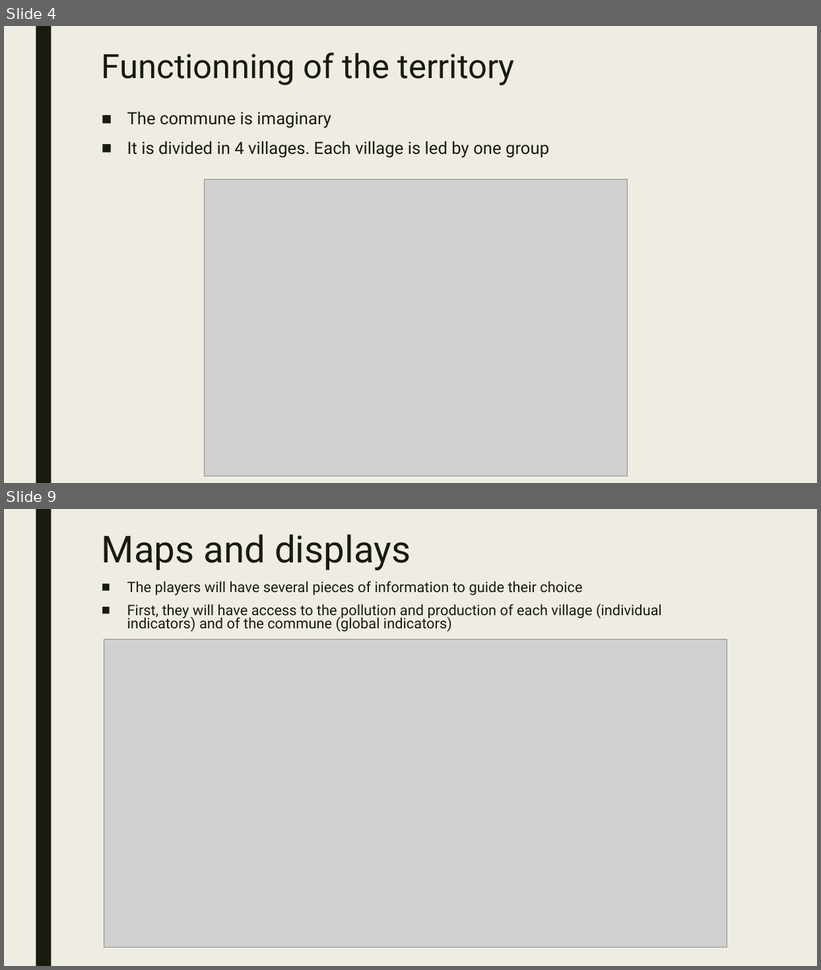
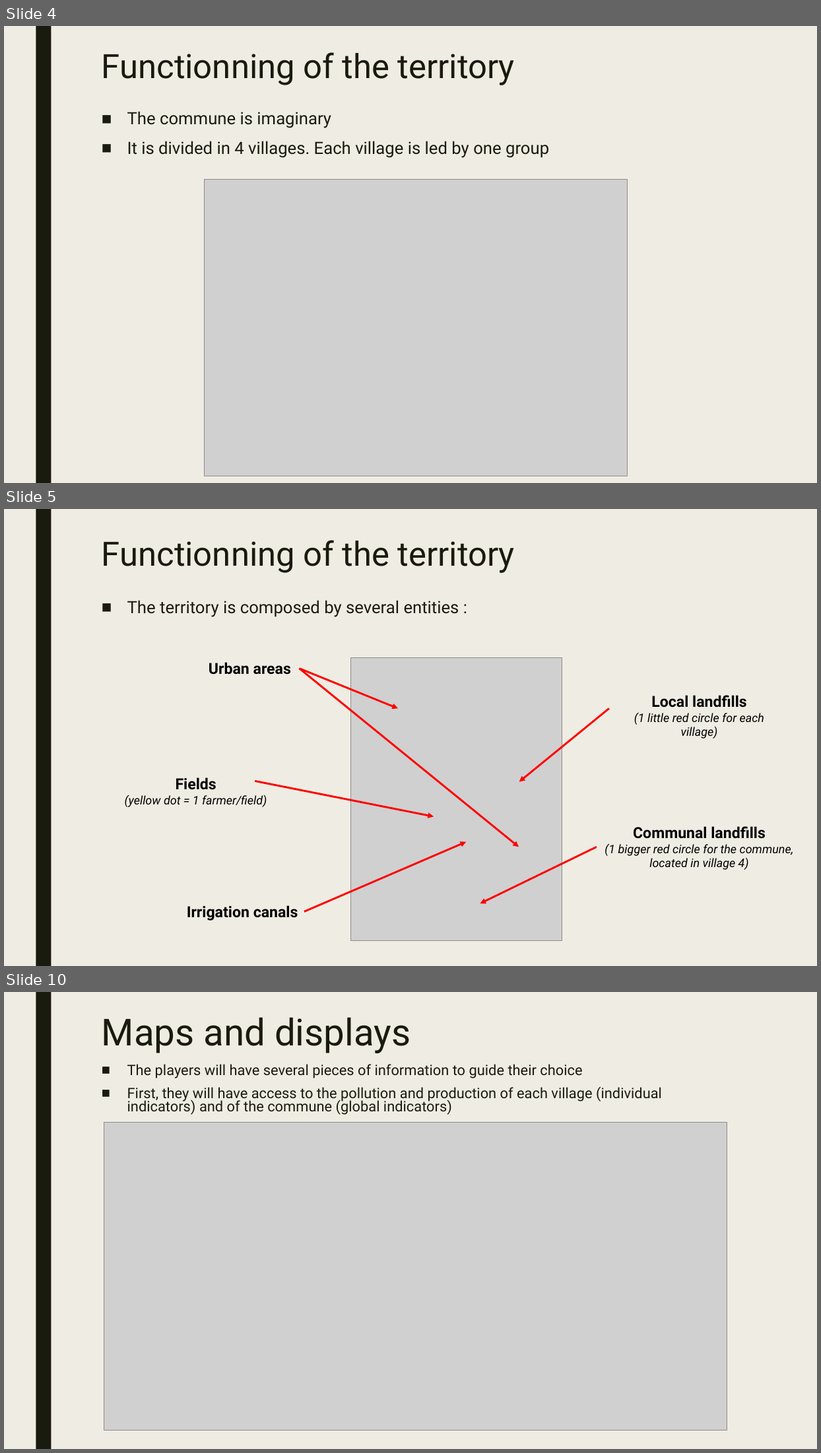
Before and after one commit to ACROSS-Lab/BacHungHai-Waste, a slide deck: Various materials/Ecogame.pptx. Shown one above the other, each under a label of ours: slides 4 and 9 before the commit, slides 4, 5 and 10 after it; the slides between them are not shown. The pictures are 821x970 and 821x1453 pixels, drawn with LibreOffice and Linux fonts; fonts in the diff are those of the drawing; grey boxes stand for pictures. Boxes give left, top, right and bottom in pixels: in the first picture for what was removed or moved away, otherwise in the second. Text is boxed around its words. In the diff, an @@ line names an element or a change of style, - is before the commit and + after.

```diff
--- a/Various materials/Ecogame.pptx
+++ b/Various materials/Ecogame.pptx
@@ slide 5 added at (4,509,817,966), background #EFEDE3; not listed: 1 template element that a slide beside it also shows @@
@@ title added at (102,540,515,573), 39.6 pt, text #191B0E @@
+Functionning of the territory
@@ text added at (127,600,459,617), 20 pt, text #191B0E @@
+■ The territory is composed by several entities :
@@ text added at (209,662,291,675), 18 pt, text #000000, bold @@
+Urban areas
@@ picture added at (351,658,562,941) @@
@@ arrow added from (299, 669) to (398, 708), #FF0000 2.25 pt @@
@@ arrow added from (299, 669) to (519, 848), #FF0000 2.25 pt @@
@@ text added at (634,695,764,739), 14 pt, text #000000, italic @@
+Local landfills
+(1 little red circle for each village)
@@ arrow added from (609, 708) to (519, 782), #FF0000 2.25 pt @@
@@ text added at (125,778,267,807), 14 pt, text #000000, italic @@
+Fields
+(yellow dot = 1 farmer/field)
@@ arrow added from (255, 781) to (434, 817), #FF0000 2.25 pt @@
@@ arrow added from (304, 912) to (467, 842), #FF0000 2.25 pt @@
@@ text added at (605,826,794,870), 14 pt, text #000000, italic @@
+Communal landfills
+(1 bigger red circle for the commune, located in village 4)
@@ arrow added from (597, 848) to (481, 904), #FF0000 2.25 pt @@
@@ text added at (187,906,298,921), 18 pt, text #000000, bold @@
+Irrigation canals
@@ what was slide 9 is now slide 10 @@
```
Also in this commit, not shown: 5 slides changed, 2 other slides added, 2 slides removed, 1 other file.
